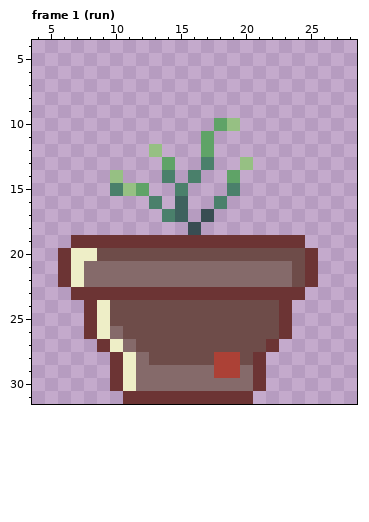
Two versions of one pixel-art file, scenes/player/player.aseprite. Above, as it was before the edit.
32x32 pixels, 10 frames. Shown: frame 1 (run): x 4..28, y 4..31. The commit also changed other frames, which this record leaves out.
After the commit:
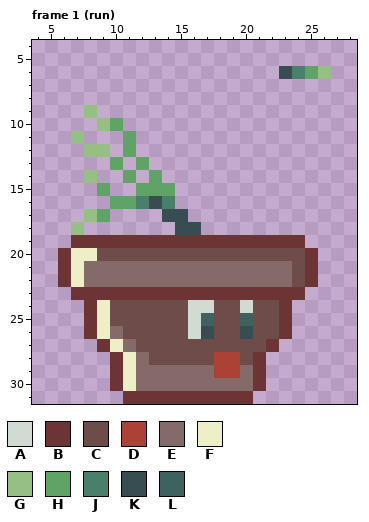
Palette (. is transparent): A #d0dcd2  B #6c3434  C #6e4c49  D #ac4136  E #856a6a  F #eeeec7  G #96c083  H #5fa367  J #4a806b  K #384d52  L #3e625e
Log entry: remove some errors, shrink player collider a bit
The edit:
layer "colors" added
layer "pot" added
layer "plant" added
layer "eyes" now shown
layer "pot_and_plant" removed
Frame 1 (run):
Colour A replaces colour C in row 24 at x 16 to 17 and 20; in rows 25 to 26 at x 16.
Colour G is added in row 6 at x 26; in row 9 at x 8; in row 10 at x 9; in row 11 at x 7; in row 12 at x 8 to 9; in row 14 at x 8.
Colour G is added in row 17 at x 8; in row 18 at x 7.
Colour H is added in row 6 at x 25; in row 10 at x 10; in rows 11 to 12 at x 11; in row 13 at x 10 and 12; in row 14 at x 11 and 13; in row 15 at x 9 and 13 to 14.
Colour H is added in row 16 at x 10 to 11; in row 17 at x 9.
Colour J is added in row 6 at x 24; in row 16 at x 12 and 14.
Colour K is added in row 6 at x 23; in row 18 at x 15.
Colour K replaces colour C in row 26 at x 17 and 20.
Colour K replaces colour J in row 16 at x 13; in row 17 at x 14.
Colour K replaces colour L in row 17 at x 15.
Colour L replaces colour C in row 25 at x 17 and 20.
Colour G is removed in row 10 at x 19; in row 12 at x 13; in row 13 at x 20; in row 14 at x 10; in row 15 at x 11.
Colour H is removed in row 10 at x 18; in rows 11 to 12 at x 17; in row 13 at x 14; in row 14 at x 19.
Colour J is removed in row 13 at x 17; in row 14 at x 14 and 16; in row 15 at x 10, 15 and 19; in row 16 at x 18.
Colour K is removed in row 17 at x 17.
Colour L is removed in row 16 at x 15.
Changed places in both pictures, as pixel boxes (x1, y1, x2, y2):
added: (279, 66, 331, 79)
changed: (71, 105, 253, 235)
changed: (188, 300, 253, 339)
